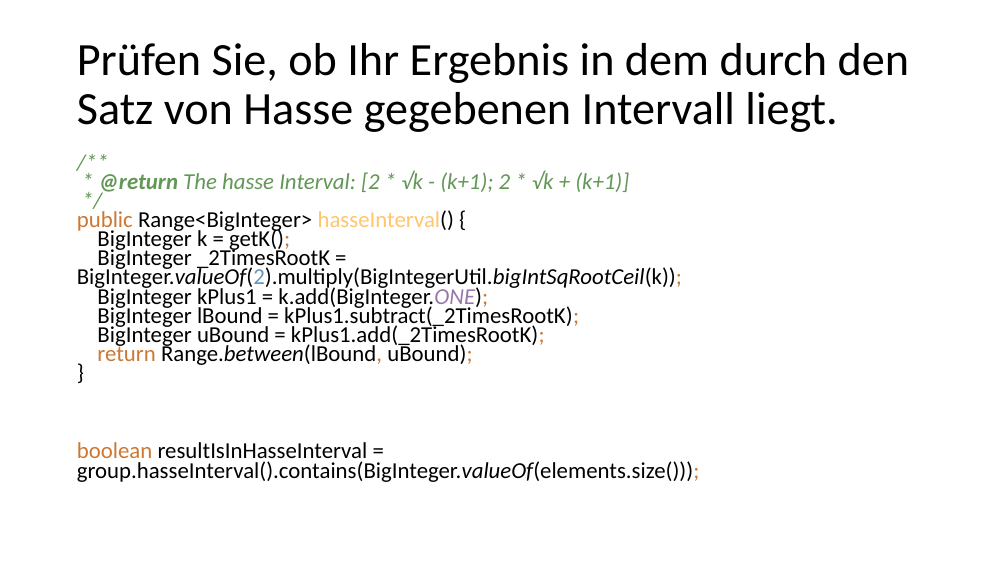
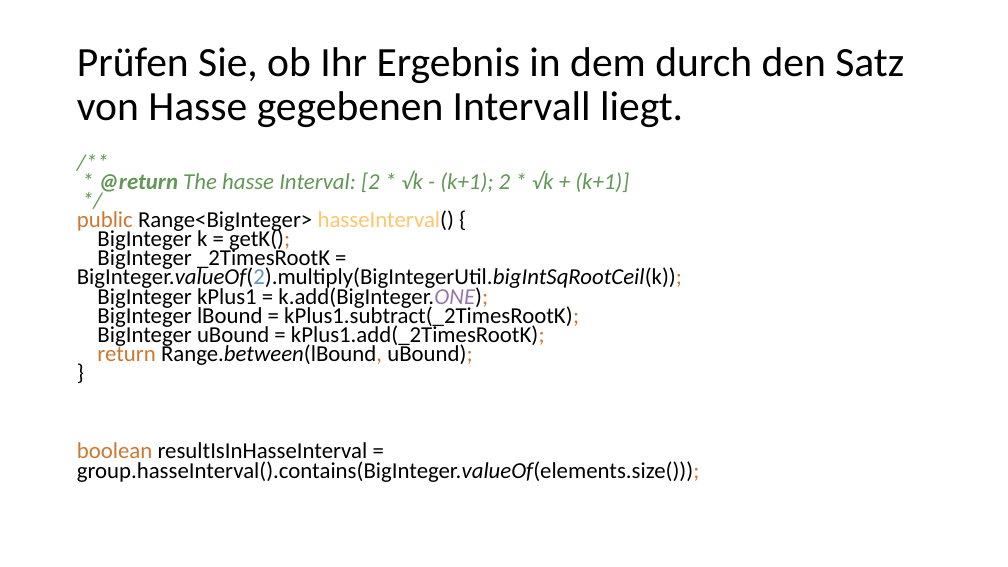
Before and after one commit to StefanLobbenmeier/Kryptographie, a slide deck: slide 7 of smallstepgiantstep/Elliptic Curve.pptx. Drawn at 1008x567 pixels with LibreOffice and Linux fonts; fonts in the diff are those of the drawing. Boxes give left, top, right and bottom in pixels: in the first picture for what was removed or moved away, otherwise in the second. Text is boxed around its words. In the diff, an @@ line names an element or a change of style, - is before the commit and + after.

Commit message:
Finished Presentation an minor formatting

```diff
--- a/smallstepgiantstep/Elliptic Curve.pptx
+++ b/smallstepgiantstep/Elliptic Curve.pptx
@@ title "Prüfen Sie, ob Ihr Ergebnis ..." at box(77, 47, 904, 127): size 44 to 39.6 pt @@
```
Also in this commit, not shown: 1 other slide changed, 1 slide added, 2 other files.
